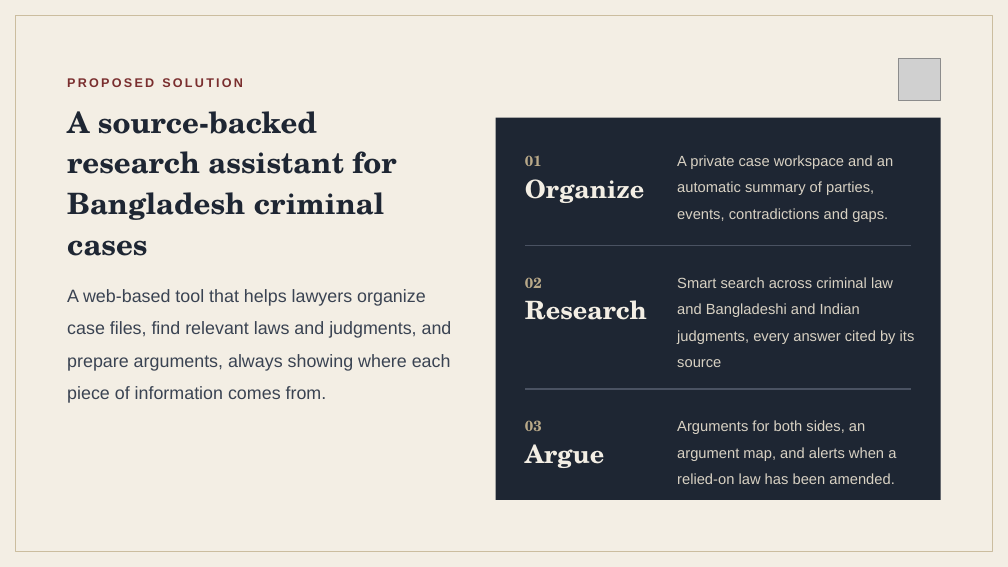
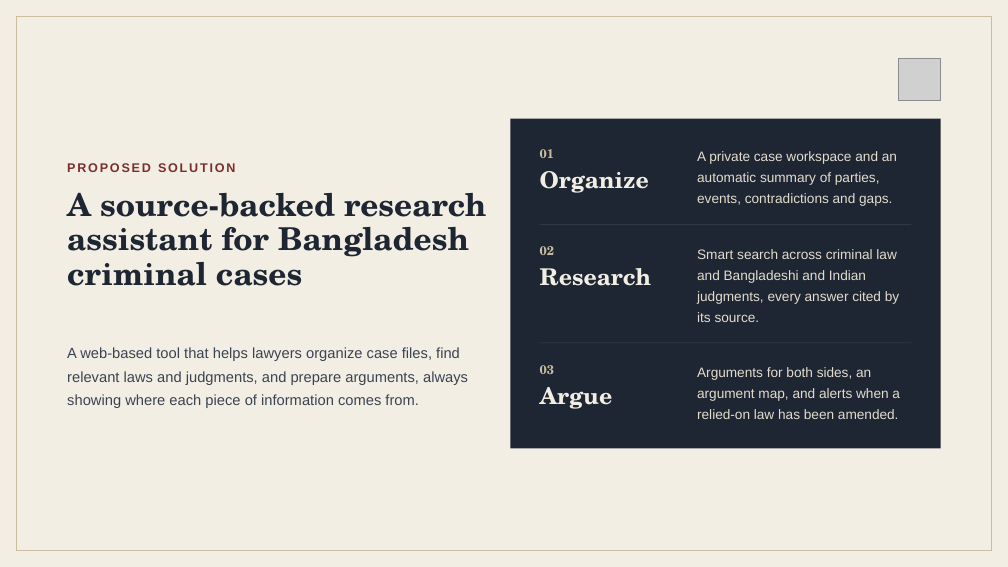
Before and after one commit to jinnia-sultana/LegalResearch_CasePreparation-Assistant, a slide deck: slide 5 of docs/Proposal/GR-20.pptx. Drawn at 1008x567 pixels with LibreOffice and Linux fonts; fonts in the diff are those of the drawing; grey boxes stand for pictures. Boxes give left, top, right and bottom in pixels: in the first picture for what was removed or moved away, otherwise in the second. Text is boxed around its words. In the diff, an @@ line names an element or a change of style, - is before the commit and + after.

```diff
--- a/docs/Proposal/GR-20.pptx
+++ b/docs/Proposal/GR-20.pptx
@@ rectangle at (x1=17, y1=17, x2=992, y2=551): outline #CBBD9F 1.5 pt to #CBBD9F 1 pt @@
@@ rectangle resized from (x1=496, y1=118, x2=941, y2=501) to (x1=510, y1=119, x2=941, y2=448) @@
@@ text "01" moved from (x1=525, y1=155, x2=542, y2=166) to (x1=540, y1=149, x2=554, y2=158) @@
@@ text "A private case workspace and ..." moved from (x1=677, y1=155, x2=893, y2=222) to (x1=697, y1=151, x2=897, y2=206) @@
@@ text "A private case workspace and ..." at (x1=697, y1=151, x2=897, y2=206): size 14 to 13 pt, text colour #D8D1C3 to #E3DCCD; line spacing 1.5 to 20.1pt @@
@@ text "PROPOSED SOLUTION" moved from (x1=67, y1=78, x2=243, y2=87) to (x1=67, y1=163, x2=235, y2=172) @@
@@ text "PROPOSED SOLUTION" at (x1=67, y1=163, x2=235, y2=172): letter spacing 2.1 to 1.7 pt; line spacing 1.5 to 16.8pt @@
@@ text "Organize" moved from (x1=525, y1=179, x2=644, y2=203) to (x1=540, y1=171, x2=649, y2=193) @@
@@ title "A source-backed research assistant for ..." moved from (x1=67, y1=111, x2=396, y2=256) to (x1=67, y1=192, x2=486, y2=286) @@
@@ title "A source-backed research assistant for ..." at (x1=67, y1=192, x2=486, y2=286): size 28 to 30 pt; line spacing 1.15 to 33pt @@
@@ line moved from (525, 245) - (912, 245) to (540, 225) - (912, 225) @@
@@ line (540, 225) - (912, 225): stroke #4A5262 1 pt to #3A4352 0.5 pt @@
@@ text "Research" moved from (x1=525, y1=300, x2=647, y2=320) to (x1=540, y1=268, x2=651, y2=286) @@
@@ text "02" moved from (x1=525, y1=277, x2=542, y2=288) to (x1=540, y1=246, x2=554, y2=255) @@
@@ text at (x1=697, y1=249, x2=899, y2=322): text changed; size 14 to 13 pt; text colour #D8D1C3 to #E3DCCD @@
-Smart search across criminal law and Bangladeshi and Indian judgments, every answer cited by its source
+Smart search across criminal law and Bangladeshi and Indian judgments, every answer cited by its source.
@@ text "A web-based tool that helps ..." moved from (x1=67, y1=289, x2=452, y2=403) to (x1=67, y1=347, x2=468, y2=408) @@
@@ text "A web-based tool that helps ..." at (x1=67, y1=347, x2=468, y2=408): size 17 to 14 pt; line spacing 1.5 to 22.4pt @@
@@ line moved from (525, 389) - (912, 389) to (540, 343) - (912, 343) @@
@@ line (540, 343) - (912, 343): stroke #4A5262 1 pt to #3A4352 0.5 pt @@
@@ text "Arguments for both sides, an ..." at (x1=697, y1=367, x2=900, y2=419): size 14 to 13 pt, text colour #D8D1C3 to #E3DCCD; line spacing 1.5 to 20.1pt @@
@@ text "Arguments for both sides, an ..." moved from (x1=677, y1=420, x2=896, y2=484) to (x1=697, y1=367, x2=900, y2=419) @@
@@ size 24 to 22 pt; line spacing 1.2 to 26.4pt in 3 elements at (x1=540, y1=171, x2=649, y2=193), (x1=540, y1=268, x2=651, y2=286), (x1=540, y1=387, x2=613, y2=409) @@
@@ size 14 to 12 pt, text colour #B9A989 to #CBBD9F; line spacing 1.5 to 13.8pt in 3 elements at (x1=540, y1=149, x2=554, y2=158), (x1=540, y1=246, x2=554, y2=255), (x1=540, y1=365, x2=554, y2=374) @@
@@ text "03" moved from (x1=525, y1=420, x2=542, y2=431) to (x1=540, y1=365, x2=554, y2=374) @@
@@ text "Argue" moved from (x1=525, y1=444, x2=604, y2=468) to (x1=540, y1=387, x2=613, y2=409) @@
```
Also in this commit, not shown: 9 other slides changed, 1 slide added, 1 other file.
